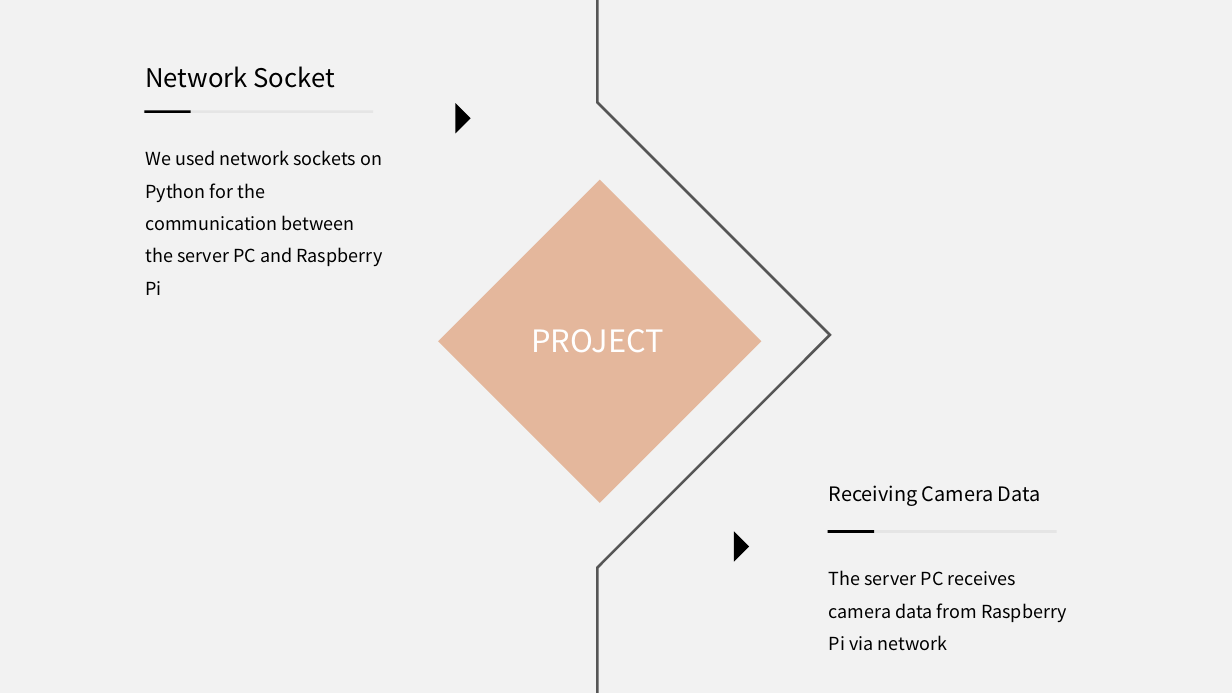
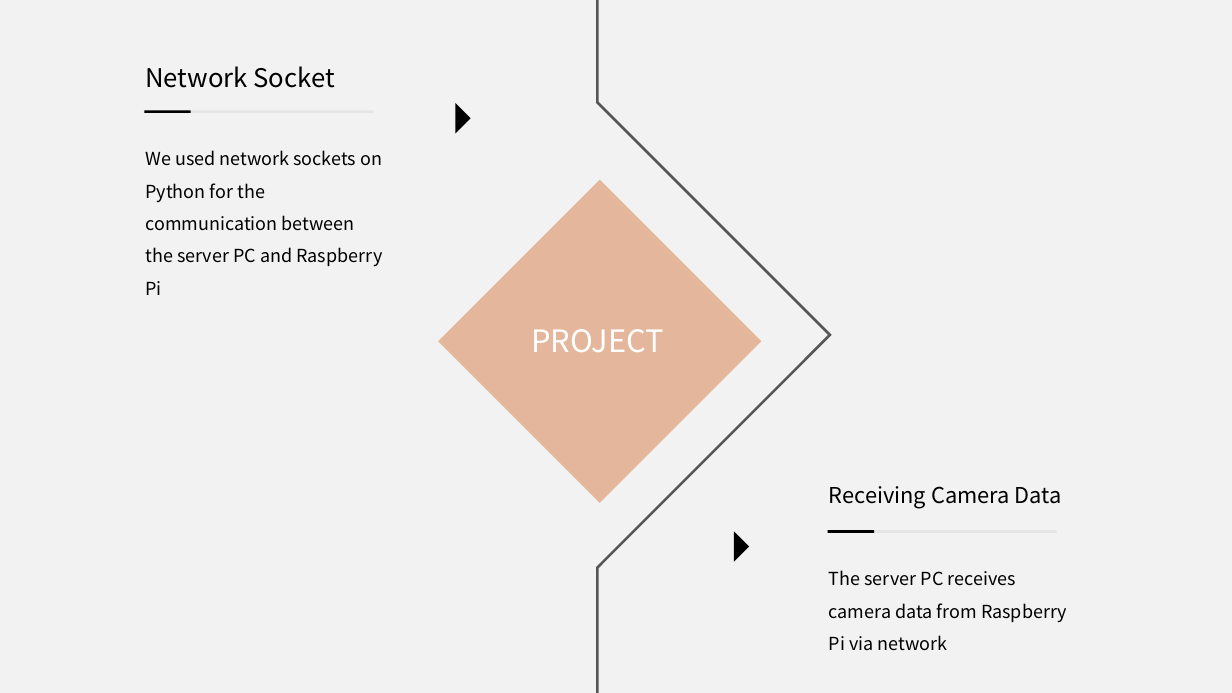
Before and after one commit to jsotouto/ICARUS, a slide deck: slide 25 of ICARUS 최종(일껄).pptx (slide 26 before the commit). Drawn at 1232x693 pixels with LibreOffice and Linux fonts; fonts in the diff are those of the drawing. Boxes give left, top, right and bottom in pixels: in the first picture for what was removed or moved away, otherwise in the second. Text is boxed around its words. In the diff, an @@ line names an element or a change of style, - is before the commit and + after.

```diff
--- a/ICARUS 최종(일껄).pptx
+++ b/ICARUS 최종(일껄).pptx
@@ text "Receiving Camera Data" at bbox=[829, 486, 1062, 509]: size 15.5 to 17 pt @@
```
Also in this commit, not shown: 17 other slides changed, 2 slides added, 3 slides removed, 2 other files.
